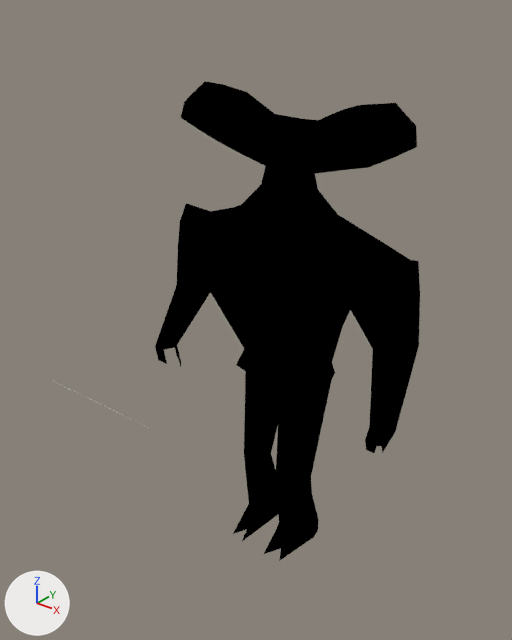
Renders of the Blender file King Of Kings Docs/NewModels/UnitModels/Archer/Archer.blend from each side of a commit.
One viewpoint serves both versions: a 50 mm lens placed at (14.6, -19.6, 12.6), pointed at (1.6, -3.3, 2.5). Lighting does not change. The marker at lower left points along +X, +Y and +Z.
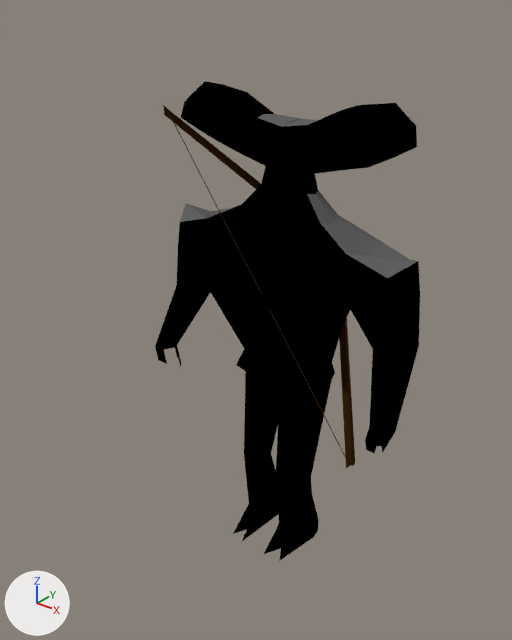
Patch to the scene script:
```diff
--- a/King Of Kings Docs/NewModels/UnitModels/Archer/Archer.blend.py
+++ b/King Of Kings Docs/NewModels/UnitModels/Archer/Archer.blend.py
@@ mat_material_003 @@
+mat_material_003 = diffuse_material('Material.003')
+mat_material_003.base_color = (0.123, 0.123, 0.123)  # dark grey #626262
@@ mat_material_002 @@
+mat_material_002 = diffuse_material('Material.002')
+mat_material_002.base_color = (0.0445, 0.0175, 0.00315)  # brown #3c240a
@@ me_cube @@
 me_cube.from_pydata(...)  # 378 vertices, 355 faces; spans x -3.9..3.9, y -1.5..2.0, z -18.0..0.6
 # used by ob_cube; location = (-0.01, 0.0, 8.47); scale = (1.46, 1.0, 1.0)
+# me_cube part 1: 12 of the faces centred in x -2.8..2.8, y 0.1..1.3, z -4.4..-3.1 switch from mat_material_001 (black #000000) to mat_material_003 (dark grey #626262)
+# me_cube part 2: 8 of the faces centred in x -0.6..0.6, y 0.3..0.8, z -0.4..-0.3 switch from mat_material_001 (black #000000) to mat_material_003 (dark grey #626262)
@@ me_bow @@
+me_bow.from_pydata([(-1.0, -1.0, 0.0), (1.0, -1.0, 0.0), (-1.0, 1.0, 0.0), (1.0, 1.0, 0.0), (-7.9, 0.0, 2.9), (8.1, 0.0, 2.9), (-7.9, -1.0, 0.0), (8.1, -1.0, 0.0), (0.1, 0.0, 3.1), (0.1, -1.0, 0.2), (-7.9, 1.0, 0.0), (8.1, 1.0, 0.0), (0.1, 1.0, 0.0)], [], [(0, 1, 3, 2), (8, 5, 7, 9), (4, 8, 9, 6), (12, 11, 5, 8), (10, 12, 8, 4)])
+me_bow.materials.append(mat_material_002)  # brown #3c240a
@@ ob_plane_001 @@
+ob_plane_001 = bpy.data.objects.new('Plane.001', me_bow)
+ob_plane_001.location = (0.2, -1.4, 2.51)
+ob_plane_001.rotation_euler = (1.571, 0.625, 3.142)  # degrees (90, 36, 180)
+ob_plane_001.scale = (0.0202, 7.01, 1.75)
```

Changed parts and their boxes (x1, y1, x2, y2) in the pictures (512 x 640 px):
'Plane.001', added: after (163, 105, 355, 468)
part 1 of me_cube, recoloured (black to grey): (180, 190, 418, 278) in both
part 2 of me_cube, recoloured (black to grey): (258, 114, 318, 127) in both
